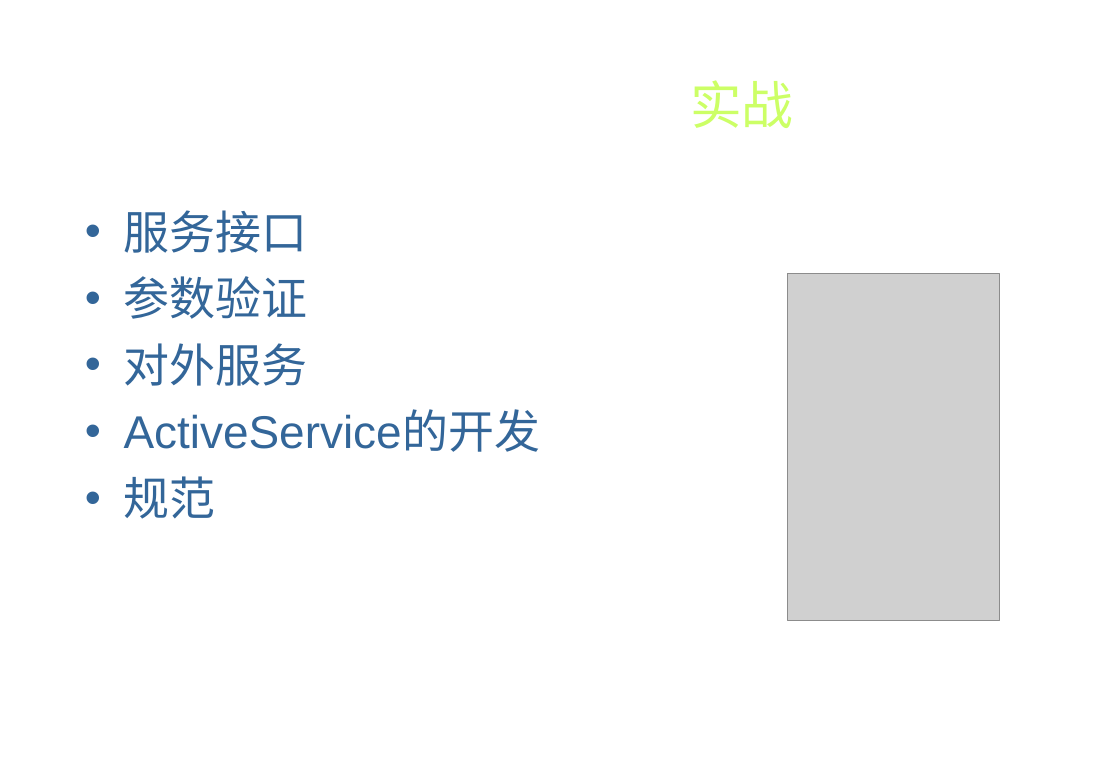
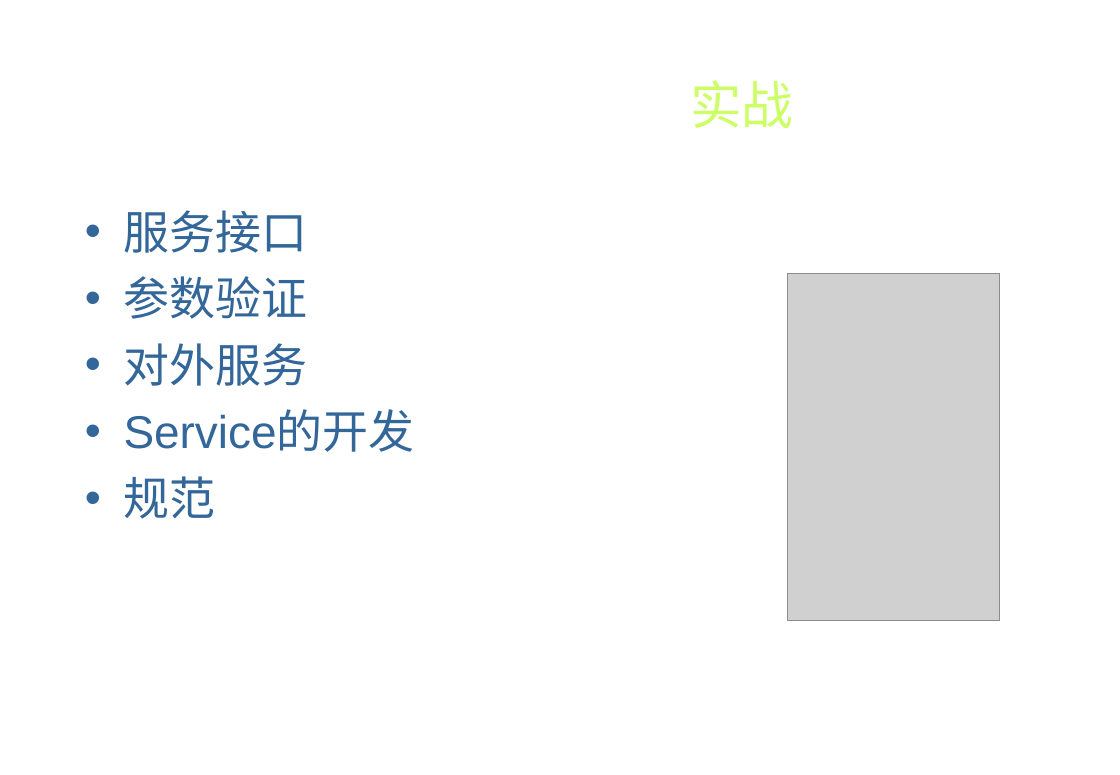
Before and after one commit to xiaowenzigege/CDO, a slide deck: slide 14 of CDODesign/Design/architecture/CDO服务插件开发.ppt (slide 12 before the commit). Drawn at 1120x775 pixels with LibreOffice and Linux fonts; fonts in the diff are those of the drawing; grey boxes stand for pictures; background and template pictures are left out. Boxes give left, top, right and bottom in pixels: in the first picture for what was removed or moved away, otherwise in the second. Text is boxed around its words. In the diff, an @@ line names an element or a change of style, - is before the commit and + after.

```diff
--- a/CDODesign/Design/architecture/CDO服务插件开发.ppt
+++ b/CDODesign/Design/architecture/CDO服务插件开发.ppt
@@ text at bbox=[124, 412, 415, 452]: text changed @@
-• ActiveService的开发
+• Service的开发
```
Also in this commit, not shown: 10 other slides changed, 9 slides added, 6 slides removed, 1 other file.
